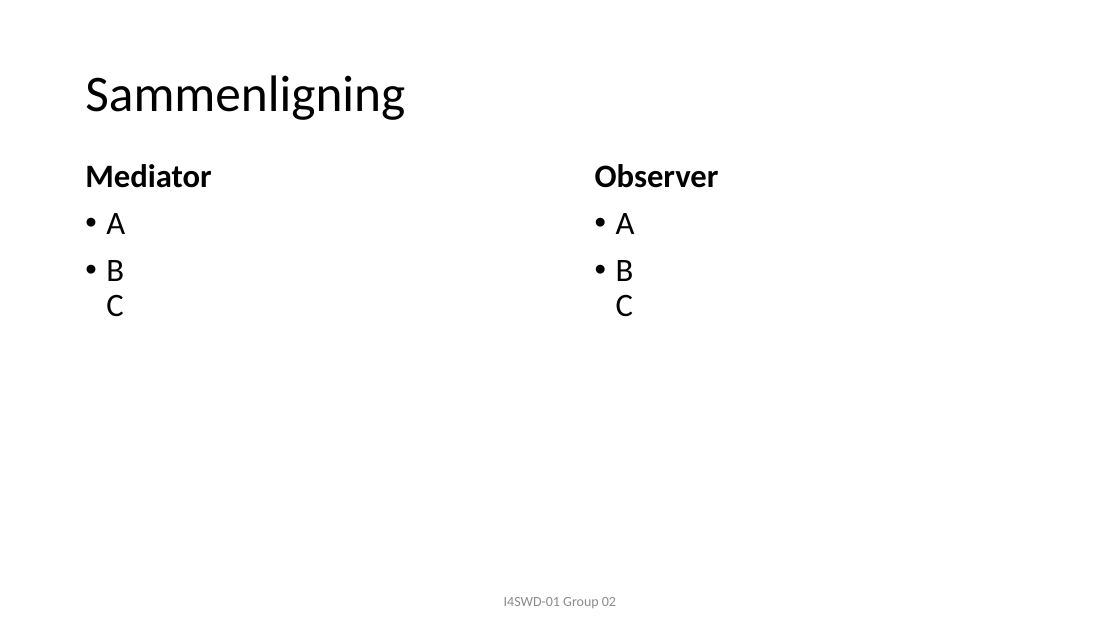
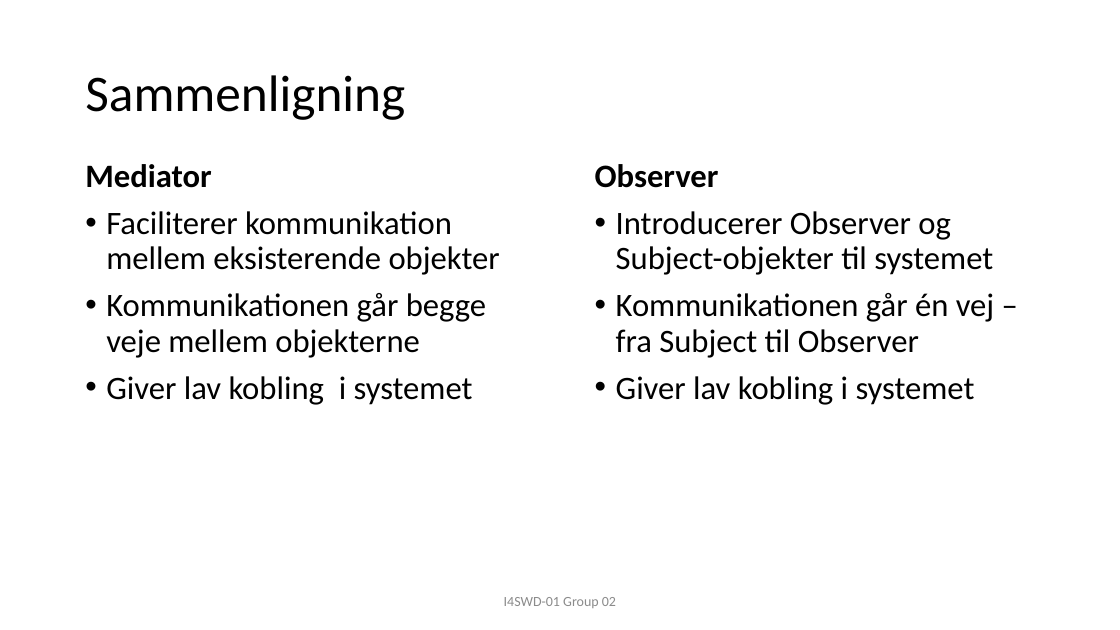
Before and after one commit to JonasRasborg/SWD, a slide deck: slide 6 of F17-I4SWD-AfsluttendeOpgaveGruppe02-Mediator-presenstation.pptx. Drawn at 1120x630 pixels with LibreOffice and Linux fonts; fonts in the diff are those of the drawing. Boxes give left, top, right and bottom in pixels: in the first picture for what was removed or moved away, otherwise in the second. Text is boxed around its words. In the diff, an @@ line names an element or a change of style, - is before the commit and + after.

```diff
--- a/F17-I4SWD-AfsluttendeOpgaveGruppe02-Mediator-presenstation.pptx
+++ b/F17-I4SWD-AfsluttendeOpgaveGruppe02-Mediator-presenstation.pptx
@@ text at bbox=[106, 211, 500, 405]: text changed @@
-• A
-• B
-  C
+• Faciliterer kommunikation mellem eksisterende objekter
+• Kommunikationen går begge veje mellem objekterne
+• Giver lav kobling i systemet
@@ text at bbox=[616, 211, 994, 405]: text changed @@
-• A
-• B
-  C
+• Introducerer Observer og Subject-objekter til systemet
+• Kommunikationen går én vej – fra Subject til Observer
+• Giver lav kobling i systemet
```
Also in this commit, not shown: 4 other slides changed.
